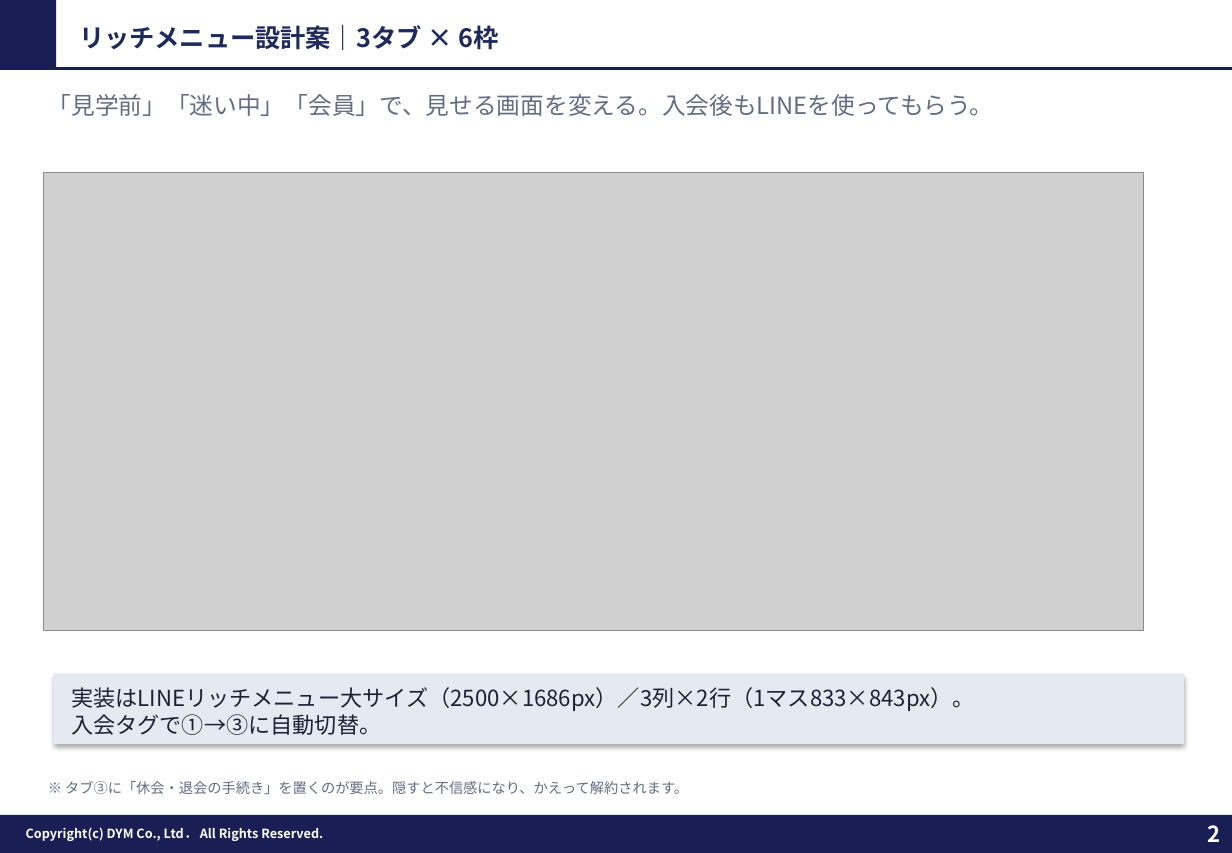
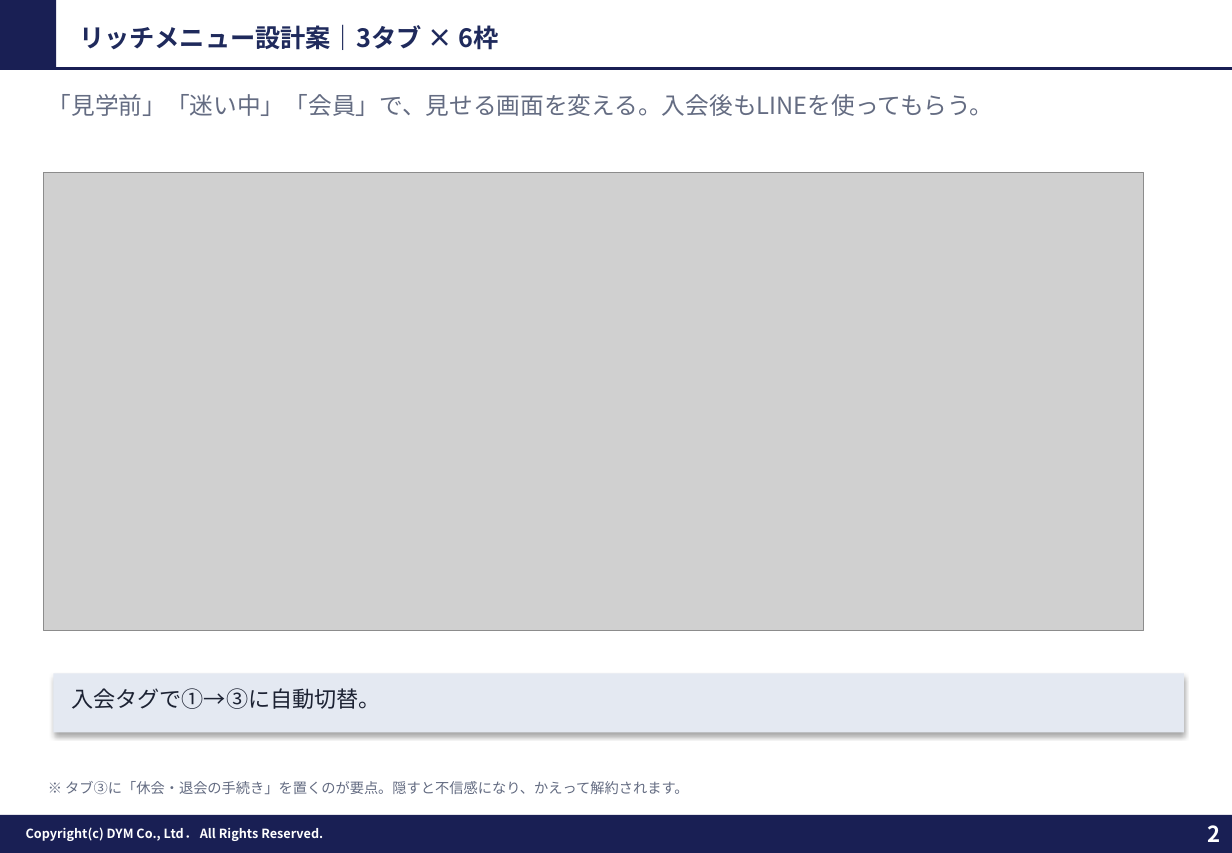
Before and after one commit to tonomura-r-dev/folder, a slide deck: slide 2 of ジム・フィットネス業界_ステップ配信_診断を厚くした版（試作）.pptx. Drawn at 1232x853 pixels with LibreOffice and Linux fonts; fonts in the diff are those of the drawing; grey boxes stand for pictures; background and template pictures are left out. Boxes give left, top, right and bottom in pixels: in the first picture for what was removed or moved away, otherwise in the second. Text is boxed around its words. In the diff, an @@ line names an element or a change of style, - is before the commit and + after.

```diff
--- a/ジム・フィットネス業界_ステップ配信_診断を厚くした版（試作）.pptx
+++ b/ジム・フィットネス業界_ステップ配信_診断を厚くした版（試作）.pptx
@@ rectangle: place and size @@
-rectangle at (53, 673, 1184, 744)
+rectangle at (53, 673, 1184, 733)
@@ text at (71, 687, 975, 711): paragraph removed @@
-実装はLINEリッチメニュー大サイズ（2500×1686px）／3列×2行（1マス833×843px）。
```
Also in this commit, not shown: 1 other slide changed, 3 other files.
